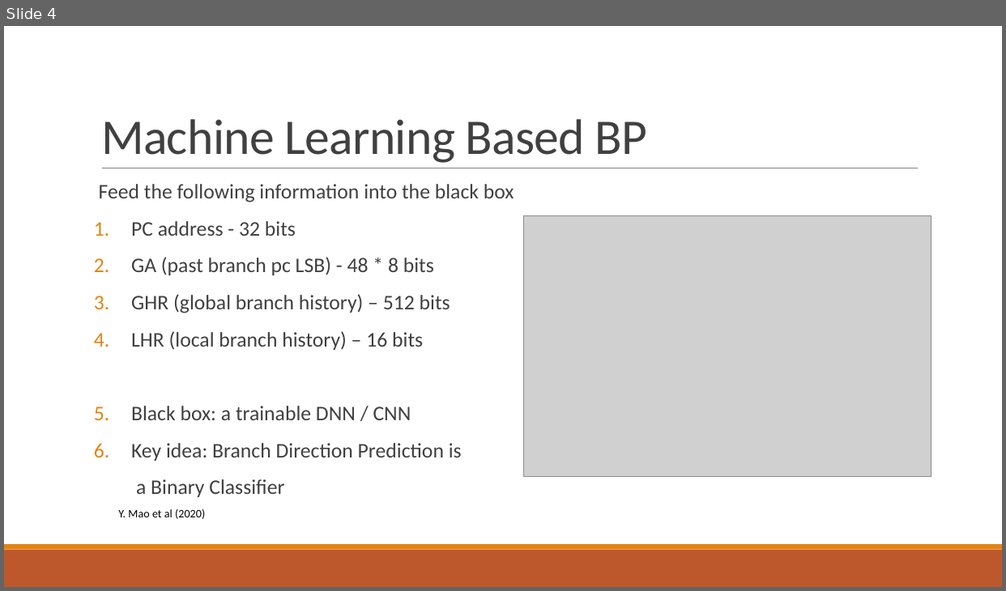
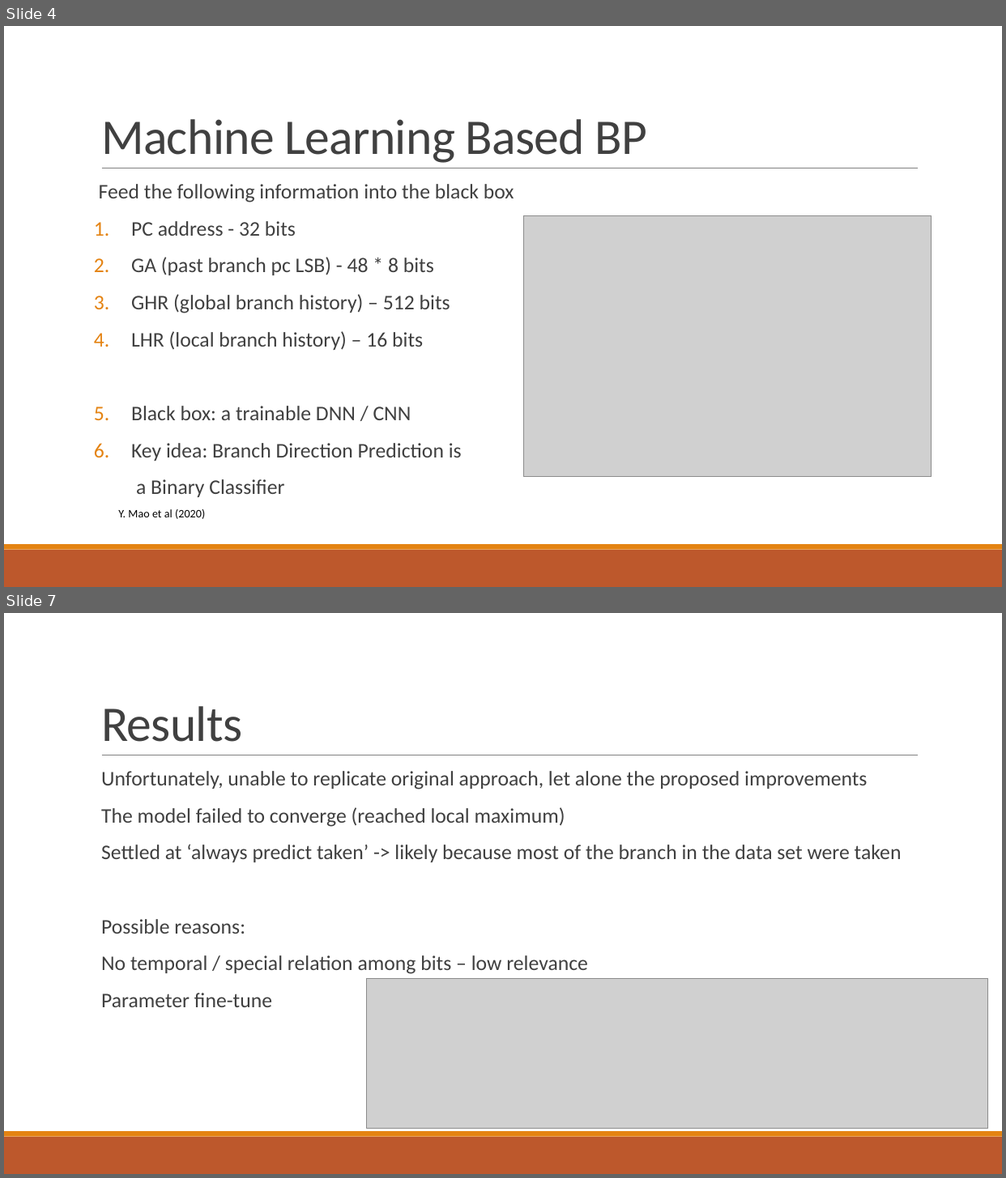
Before and after one commit to Bald-Badger/DNN-Branch-Predictor, a slide deck: presentation.pptx. Shown one above the other, each under a label of ours: slide 4 before the commit, slides 4 and 7 after it; the slides between them are not shown. The pictures are 1006x591 and 1006x1178 pixels, drawn with LibreOffice and Linux fonts; fonts in the diff are those of the drawing; grey boxes stand for pictures. Boxes give left, top, right and bottom in pixels: in the first picture for what was removed or moved away, otherwise in the second. Text is boxed around its words. In the diff, an @@ line names an element or a change of style, - is before the commit and + after.

```diff
--- a/presentation.pptx
+++ b/presentation.pptx
@@ slide 7 added at (4, 613, 1002, 1174), background #FFFFFF; not listed: 3 template elements that a slide beside it also shows @@
@@ title added at (101, 706, 242, 742), 48 pt, text #404040 @@
+Results
@@ text added at (101, 771, 901, 1007), 20 pt, text #404040 @@
+  Unfortunately, unable to replicate original approach, let alone the proposed improvements
+  The model failed to converge (reached local maximum)
+  Settled at ‘always predict taken’ -> likely because most of the branch in the data set were taken
+  Possible reasons:
+  No temporal / special relation among bits – low relevance
+  Parameter fine-tune
@@ picture added at (366, 979, 988, 1129) @@
```
Also in this commit, not shown: 4 slides changed, 3 other slides added, 5 other files.
